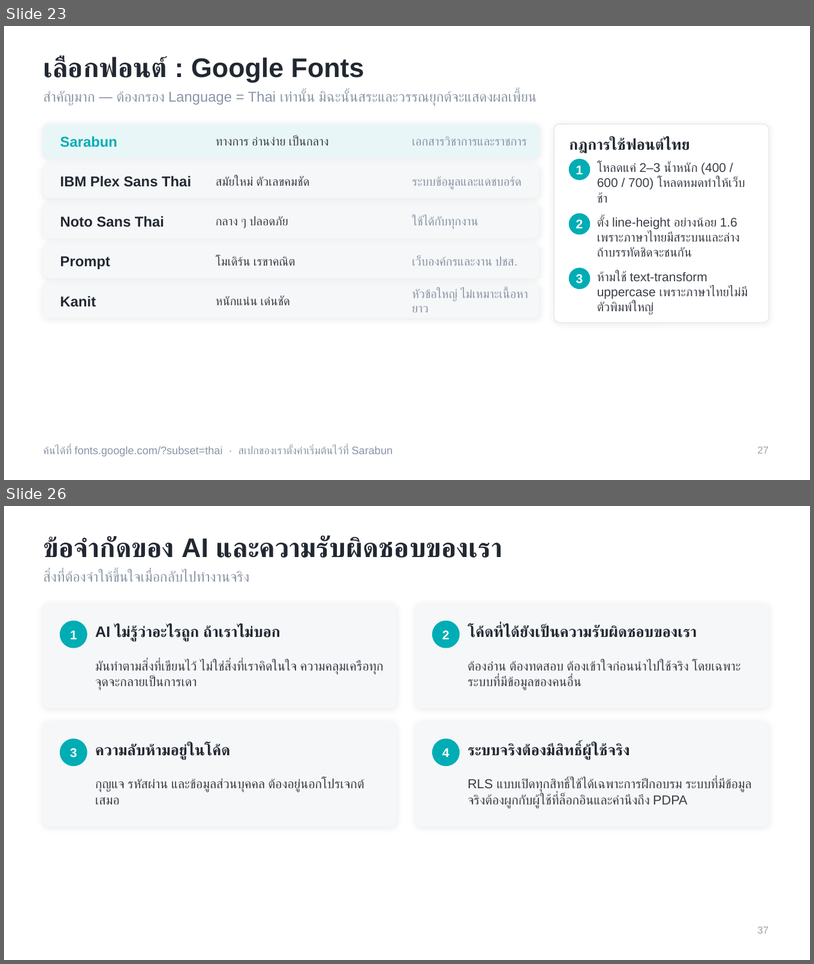
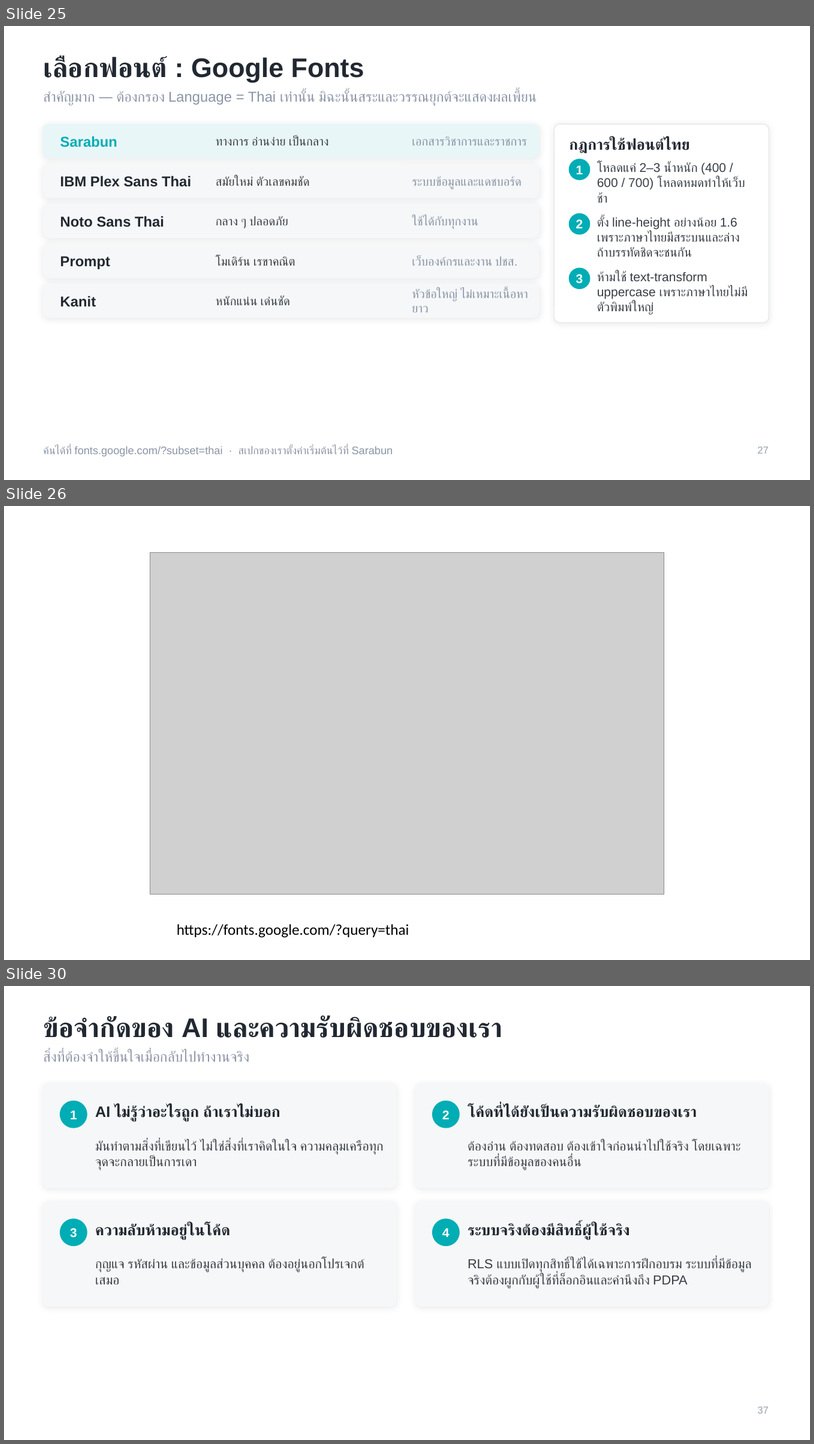
Before and after one commit to dookda/cmu_workshop_antigravity, a slide deck: Funding_Hub_Antigravity_Workshop.pptx. Shown one above the other, each under a label of ours: slides 23 and 26 before the commit, slides 25, 26 and 30 after it; the slides between them are not shown. The pictures are 814x964 and 814x1444 pixels, drawn with LibreOffice and Linux fonts; fonts in the diff are those of the drawing; grey boxes stand for pictures. Boxes give left, top, right and bottom in pixels: in the first picture for what was removed or moved away, otherwise in the second. Text is boxed around its words. In the diff, an @@ line names an element or a change of style, - is before the commit and + after.

```diff
--- a/Funding_Hub_Antigravity_Workshop.pptx
+++ b/Funding_Hub_Antigravity_Workshop.pptx
@@ slide 26 added at (4,506,810,960), background #FFFFFF @@
@@ picture added at (150,553,665,894) @@
@@ text added at (177,924,410,937), 18 pt, text #000000 @@
+https://fonts.google.com/?query=thai
@@ what was slide 23 is now slide 25 @@
@@ what was slide 26 is now slide 30 @@
```
Also in this commit, not shown: 6 slides changed, 4 other slides added, 1 slide removed, 2 other files.
